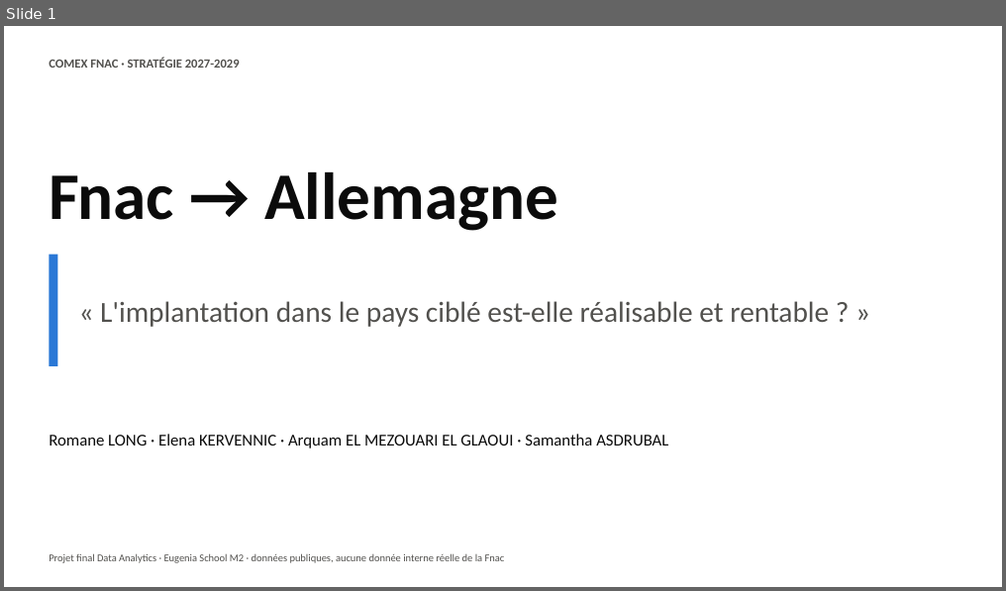
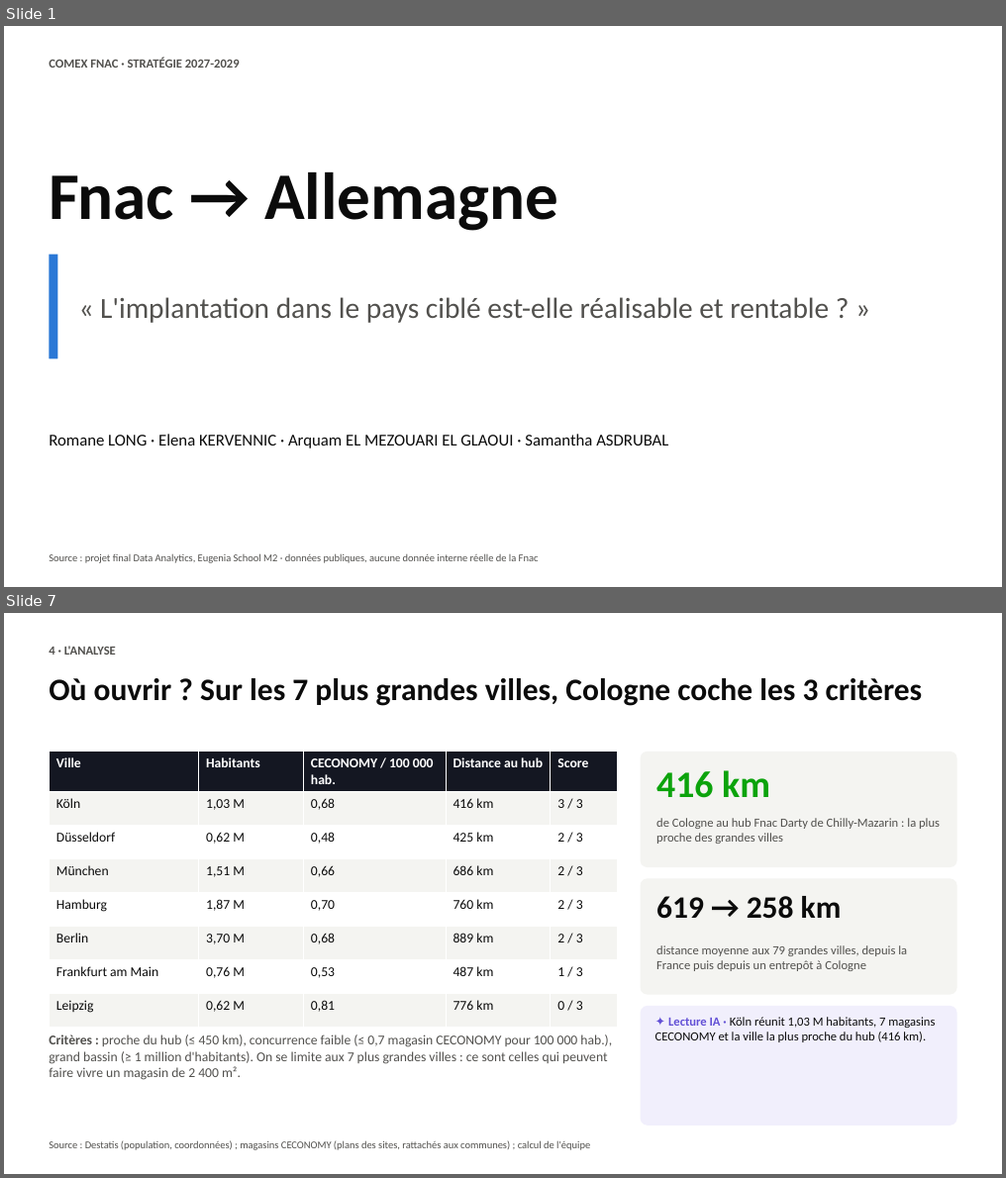
Before and after one commit to romane13long-source/fnac-expansion-allemagne, a slide deck: docs/Comex_Fnac_Allemagne.pptx. Shown one above the other, each under a label of ours: slide 1 before the commit, slides 1 and 7 after it; the slides between them are not shown. The pictures are 1006x591 and 1006x1178 pixels, drawn with LibreOffice and Linux fonts; fonts in the diff are those of the drawing. Boxes give left, top, right and bottom in pixels: in the first picture for what was removed or moved away, otherwise in the second. Text is boxed around its words. In the diff, an @@ line names an element or a change of style, - is before the commit and + after.

Commit message:
Slides refaites (11, fond blanc) sur le dashboard v2 : dépense par habitant, prix France vs Allemagne, 7 villes candidates, rentabilité étape par étape, capacité financière, Go sous conditions en conclusion, IA et limites ; README à jour

```diff
--- a/docs/Comex_Fnac_Allemagne.pptx
+++ b/docs/Comex_Fnac_Allemagne.pptx
@@ slide 7 added at [4, 613, 1002, 1174], background #FFFFFF @@
@@ text added at [49, 646, 116, 655], 12 pt, text #52514E, bold @@
+4 · L'ANALYSE
@@ text added at [49, 678, 923, 706], 30 pt, text #0B0B0B, bold @@
+Où ouvrir ? Sur les 7 plus grandes villes, Cologne coche les 3 critères
@@ table added at [49, 752, 618, 1021], 8 rows, 5 columns @@
+Ville | Habitants | CECONOMY / 100 000 hab. | Distance au hub | Score
+Köln | 1,03 M | 0,68 | 416 km | 3 / 3
+Düsseldorf | 0,62 M | 0,48 | 425 km | 2 / 3
+München | 1,51 M | 0,66 | 686 km | 2 / 3
+Hamburg | 1,87 M | 0,70 | 760 km | 2 / 3
+Berlin | 3,70 M | 0,68 | 889 km | 2 / 3
+Frankfurt am Main | 0,76 M | 0,53 | 487 km | 1 / 3
+Leipzig | 0,62 M | 0,81 | 776 km | 0 / 3
@@ rounded rectangle added at [641, 752, 957, 867], fill #F4F4F1 @@
@@ text added at [656, 770, 770, 798], 36 pt, text #0CA30C, bold @@
+416 km
@@ text added at [656, 818, 940, 844], 12 pt, text #52514E @@
+de Cologne au hub Fnac Darty de Chilly-Mazarin : la plus proche des grandes villes
@@ rounded rectangle added at [641, 878, 957, 995], fill #F4F4F1 @@
@@ text added at [656, 896, 842, 919], 30 pt, text #0B0B0B, bold @@
+619 → 258 km
@@ text added at [656, 946, 907, 971], 12 pt, text #52514E @@
+distance moyenne aux 79 grandes villes, depuis la France puis depuis un entrepôt à Cologne
@@ rounded rectangle added at [641, 1006, 957, 1126], fill #F1EFFC @@
@@ text added at [655, 1017, 935, 1043], 12 pt, text #0B0B0B @@
+✦ Lecture IA · Köln réunit 1,03 M habitants, 7 magasins CECONOMY et la ville la plus proche du hub (416 km).
@@ text added at [49, 1035, 612, 1080], 13 pt, text #52514E @@
+Critères : proche du hub (≤ 450 km), concurrence faible (≤ 0,7 magasin CECONOMY pour 100 000 hab.), grand bassin (≥ 1 million d'habitants). On se limite aux 7 plus grandes villes : ce sont celles qui peuvent faire vivre un magasin de 2 400 m².
@@ text added at [49, 1141, 590, 1151], 10 pt, text #52514E @@
+Source : Destatis (population, coordonnées) ; magasins CECONOMY (plans des sites, rattachés aux communes) ; calcul de l'équipe
@@ slide 1 changed as well @@
@@ rounded rectangle: place and size @@
-rounded rectangle at [49, 255, 57, 367]
+rounded rectangle at [49, 255, 57, 360]
@@ text "« L'implantation dans le pays ...": place and size @@
-text "« L'implantation dans le pays ..." at [100, 301, 829, 327]
+text "« L'implantation dans le pays ..." at [100, 297, 829, 323]
@@ text at [49, 554, 539, 564]: text changed @@
-Projet final Data Analytics · Eugenia School M2 · données publiques, aucune donnée interne réelle de la Fnac
+Source : projet final Data Analytics, Eugenia School M2 · données publiques, aucune donnée interne réelle de la Fnac
```
Also in this commit, not shown: 8 other slides changed, 1 other slide added, 3 other files.
